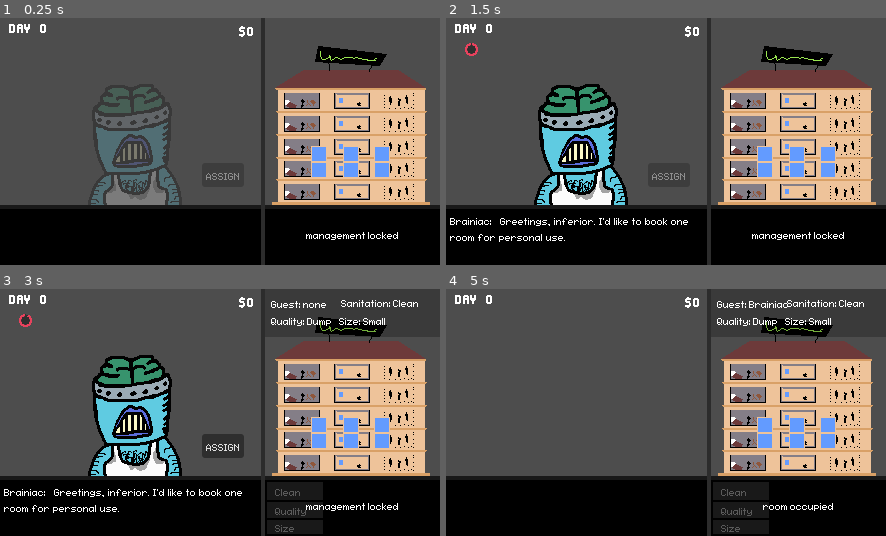
Above: before the commit, frames 1-4 (two rows, left to right).
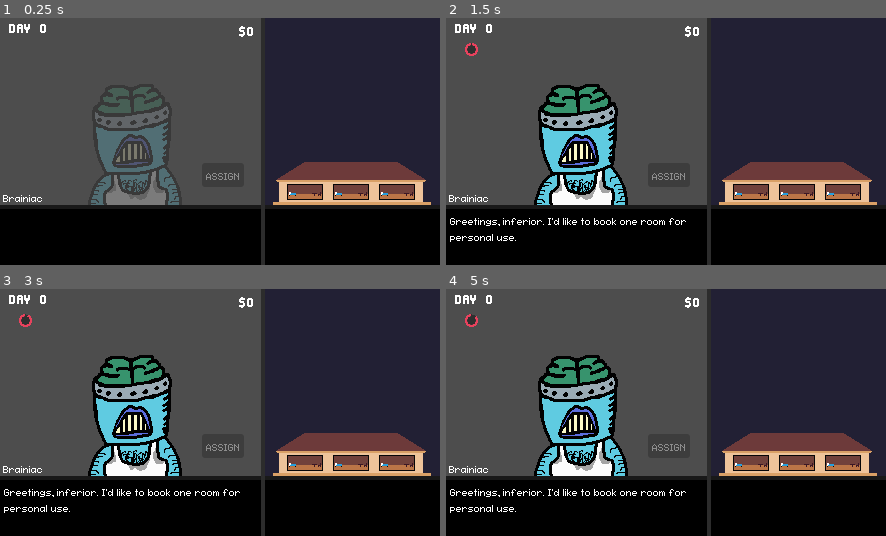
Above: after the commit, the same moments.

Repository: fawfle/brackeys-2026.1
Game: Godot game, scene res://scenes/game_scene.tscn
Two runs of this game, one before a commit and one after it. Both use one fixed random seed, a clock stepped at 60 frames per second and the inputs below.
Inputs (mouse positions are in pixels of both pictures, inside the frame that each line leads up to):
- Up to frame 1 (0.25 s): no input
- Up to frame 2 (1.5 s): tap Enter at 0.5, 0.6 s; move the mouse to (762, 129) at 0.52 s; hold Right 0.53-1.25 s; click (578, 235) at 1.25 s
- Up to frame 3 (3 s): click (352, 382) at 2 s; click (316, 432) at 2.77 s
- Up to frame 4 (5 s): click (670, 447) at 3.5 s, where only the run before the commit has a clickable "ASSIGN"; move the mouse to (578, 424) at 4.27 s; tap Backspace at 4.35 s

The runs differ from the first frame. In frame 1, 29% of the frame differs, in the area x 0-100%, y 0-90%; in frame 2, 29%; in frame 3, 32%; in frame 4, 40%, in the area x 0-100%, y 0-100%.

Commit message:
refactors, very basic hotel

Diff:
--- a/scenes/game manager.gd
+++ b/scenes/game manager.gd
@@ -26,7 +26,11 @@
 
 var guest_assign_queue: Array[Guest] = []
 var guest_checkout_queue: Array[Guest] = []
-@export var current_guest: Guest = null
+@export var current_guest: Guest = null:
+	get: return current_guest
+	set(value):
+		current_guest = value
+		Globals.current_guest_changed.emit(current_guest)
 
 var random_trait_count: int = 1
 var stay_length_max: int = 1
--- a/scenes/game_scene.tscn
+++ b/scenes/game_scene.tscn
@@ -3,10 +3,12 @@
 [ext_resource type="Script" uid="uid://fehsvnq2kohw" path="res://scenes/game manager.gd" id="1_w5aja"]
 [ext_resource type="FontFile" uid="uid://qo71mx2v8dp" path="res://fonts/edit-undo.brk.ttf" id="2_bw6k5"]
 [ext_resource type="PackedScene" uid="uid://buyxfh2m4xbm5" path="res://scenes/text_bar.tscn" id="2_ycayy"]
-[ext_resource type="Script" uid="uid://cfpiqvmer5qe" path="res://scenes/day_label.gd" id="3_y3j0m"]
-[ext_resource type="Script" uid="uid://donsdw52b18or" path="res://scenes/money_label.gd" id="4_rurhu"]
+[ext_resource type="Script" uid="uid://cfpiqvmer5qe" path="res://scripts/ui/day_label.gd" id="3_y3j0m"]
+[ext_resource type="Script" uid="uid://donsdw52b18or" path="res://scripts/ui/money_label.gd" id="4_rurhu"]
+[ext_resource type="Theme" uid="uid://bqm4ull505em5" path="res://themes/theme.tres" id="5_utbpp"]
 [ext_resource type="PackedScene" uid="uid://bn2xjq1hns1w4" path="res://scenes/ui/assign_button.tscn" id="6_b5spy"]
 [ext_resource type="PackedScene" uid="uid://cfjqr6pfo71kp" path="res://scenes/ui/radial_bar.tscn" id="6_kk2rg"]
+[ext_resource type="Script" uid="uid://kmp8buyv62l" path="res://scripts/ui/guest_name_label.gd" id="6_mw25s"]
 [ext_resource type="PackedScene" uid="uid://bntofo8m6s6ra" path="res://scenes/hotel_window.tscn" id="7_kk2rg"]
 
 [node name="GameScene" type="Node2D" unique_id=1746918585]
@@ -25,6 +27,7 @@
 anchors_preset = 0
 offset_right = 263.0
 offset_bottom = 247.0
+metadata/_edit_lock_ = true
 
 [node name="StarRating" type="Label" parent="CanvasLayer/GuestWindow" unique_id=38881109]
 layout_mode = 0
@@ -67,6 +70,20 @@
 vertical_alignment = 1
 script = ExtResource("4_rurhu")
 
+[node name="GuestNameLabel" type="Label" parent="CanvasLayer/GuestWindow" unique_id=774963388]
+layout_mode = 1
+anchors_preset = -1
+anchor_top = 0.757
+anchor_bottom = 0.757
+offset_left = 3.0
+offset_top = -15.979004
+offset_right = 62.0
+offset_bottom = 0.020996094
+grow_horizontal = 0
+theme = ExtResource("5_utbpp")
+text = "name"
+script = ExtResource("6_mw25s")
+
 [node name="TextBar" parent="CanvasLayer/GuestWindow" unique_id=733882566 instance=ExtResource("2_ycayy")]
 layout_mode = 0
 anchors_preset = 0
--- /dev/null
+++ b/scenes/hotel/guest_indicator.gd
@@ -0,0 +1,46 @@
+extends Sprite2D
+
+var walk_range_x: Vector2 = Vector2(-12, 12)
+var walk_range_y: Vector2 = Vector2(1, 2)
+
+var wait_time_range: Vector2 = Vector2(3, 4)
+
+func _ready() -> void:
+	visibility_changed.connect(_on_visibility_changed)
+
+func _on_visibility_changed():
+	if visible:
+		position = get_random_position()
+
+		await get_tree().create_timer(1.5).timeout
+		print('wal')
+		walk_in_random_direction()
+
+func walk_in_random_direction():
+	var duration: float = 3
+
+	var random_direction: Vector2 = Vector2.from_angle(randf_range(0, 2 * PI))
+
+	var timer: SceneTreeTimer = get_tree().create_timer(duration)
+
+	while(timer.time_left > 0):
+		if not visible: return
+
+		position += random_direction * 4 * get_process_delta_time()
+
+		clamp_position()
+
+		await get_tree().process_frame
+
+	await get_tree().create_timer(randf_range(wait_time_range.x, wait_time_range.y)).timeout
+
+	call_deferred("walk_in_random_direction")
+
+func clamp_position() -> void:
+	position.x = clamp(position.x, walk_range_x.x, walk_range_x.y)
+	position.y = clamp(position.y, walk_range_y.x, walk_range_y.y)
+
+func get_random_position() -> Vector2:
+	var rand_x: float = randf_range(walk_range_x.x, walk_range_x.y)
+	var rand_y: float = randf_range(walk_range_y.x, walk_range_y.y)
+	return Vector2(rand_x, rand_y)
--- a/scenes/hotel/hotel.tscn
+++ b/scenes/hotel/hotel.tscn
@@ -1,8 +1,26 @@
 [gd_scene format=3 uid="uid://77p6p1b14sjc"]
 
-[ext_resource type="Texture2D" uid="uid://cfpmgonpxqar" path="res://sprites/ui/hotel-mockup-001.png" id="1_urtm0"]
+[ext_resource type="Texture2D" uid="uid://b2fhanyi1dg6h" path="res://sprites/ui/hotel_base.png" id="1_urtm0"]
+[ext_resource type="PackedScene" uid="uid://c8k3aq1jiy6n4" path="res://scenes/hotel/hotel_floor.tscn" id="2_5paw8"]
+[ext_resource type="Texture2D" uid="uid://b3sni7qyif7xb" path="res://sprites/ui/hotel_roof.png" id="3_hv5qa"]
 
-[node name="Hotel" type="Node2D" unique_id=1354698565]
+[node name="Hotel" type="Control" unique_id=1031228958]
+layout_mode = 3
+anchors_preset = 0
+mouse_filter = 2
+metadata/_edit_group_ = true
 
-[node name="Sprite2D" type="Sprite2D" parent="." unique_id=613553792]
+[node name="Base" type="Sprite2D" parent="." unique_id=613553792]
+position = Vector2(1, -43)
 texture = ExtResource("1_urtm0")
+
+[node name="HotelFloor" parent="." unique_id=1104610644 instance=ExtResource("2_5paw8")]
+layout_mode = 0
+offset_left = -75.0
+offset_top = -22.0
+offset_right = 75.0
+offset_bottom = 0.0
+
+[node name="Roof" type="Sprite2D" parent="." unique_id=71944369]
+position = Vector2(0, -43)
+texture = ExtResource("3_hv5qa")
--- /dev/null
+++ b/scenes/hotel/hotel_floor.tscn
@@ -0,0 +1,62 @@
+[gd_scene format=3 uid="uid://c8k3aq1jiy6n4"]
+
+[ext_resource type="Texture2D" uid="uid://uis5ivvjdk41" path="res://sprites/ui/hotel_floor.png" id="1_gwgvw"]
+[ext_resource type="PackedScene" uid="uid://4gii0y616804" path="res://scenes/hotel/room.tscn" id="2_m85jg"]
+
+[node name="HotelFloor" type="Control" unique_id=1104610644]
+layout_mode = 3
+anchors_preset = 0
+offset_right = 150.0
+offset_bottom = 22.0
+mouse_filter = 2
+
+[node name="Sprite2D" type="TextureRect" parent="." unique_id=1718914511]
+layout_mode = 1
+anchors_preset = 7
+anchor_left = 0.5
+anchor_top = 1.0
+anchor_right = 0.5
+anchor_bottom = 1.0
+offset_left = -80.0
+offset_top = -107.0
+offset_right = 80.0
+offset_bottom = 21.0
+grow_horizontal = 2
+grow_vertical = 0
+mouse_filter = 2
+texture = ExtResource("1_gwgvw")
+
+[node name="RoomLeft" parent="." unique_id=963365455 instance=ExtResource("2_m85jg")]
+layout_mode = 1
+anchors_preset = -1
+anchor_left = 0.19333333
+anchor_top = 0.54545456
+anchor_right = 0.19333333
+anchor_bottom = 0.54545456
+grow_vertical = 2
+metadata/_edit_use_anchors_ = true
+
+[node name="RoomCenter" parent="." unique_id=112550391 instance=ExtResource("2_m85jg")]
+layout_mode = 1
+anchors_preset = 8
+anchor_left = 0.5
+anchor_top = 0.5
+anchor_right = 0.5
+anchor_bottom = 0.5
+offset_top = 1.0
+offset_bottom = 1.0
+grow_horizontal = 2
+grow_vertical = 2
+location = Vector2(1, 0)
+
+[node name="RoomRight" parent="." unique_id=1765788355 instance=ExtResource("2_m85jg")]
+layout_mode = 1
+anchors_preset = -1
+anchor_left = 0.8066667
+anchor_top = 0.54545456
+anchor_right = 0.8066667
+anchor_bottom = 0.54545456
+grow_horizontal = 2
+grow_vertical = 2
+location = Vector2(2, 0)
+metadata/_edit_use_anchors_ = true
--- a/scenes/hotel/room.tscn
+++ b/scenes/hotel/room.tscn
@@ -1,16 +1,17 @@
 [gd_scene format=3 uid="uid://4gii0y616804"]
 
 [ext_resource type="Script" uid="uid://bfjv0sjmcksyh" path="res://scripts/room.gd" id="1_4oh1f"]
-[ext_resource type="Texture2D" uid="uid://ebhf3blxk1xd" path="res://sprites/ui/Window.png" id="2_3qhai"]
+[ext_resource type="Texture2D" uid="uid://c4sqydxoo0nlf" path="res://sprites/ui/room.png" id="2_3qhai"]
+[ext_resource type="Texture2D" uid="uid://cvk01ed1din40" path="res://sprites/ui/guest-icon.png" id="3_xw5ef"]
+[ext_resource type="Script" uid="uid://b8p8qqudnkfqb" path="res://scenes/hotel/guest_indicator.gd" id="4_bn68h"]
 
 [node name="Room" type="Control" unique_id=963365455 groups=["room"]]
 layout_mode = 3
 anchors_preset = 0
 script = ExtResource("1_4oh1f")
 
-[node name="Sprite2D" type="Sprite2D" parent="." unique_id=1355824653]
+[node name="RoomSprite" type="Sprite2D" parent="." unique_id=1364284177]
 texture = ExtResource("2_3qhai")
-hframes = 2
 
 [node name="TextureButton" type="TextureButton" parent="." unique_id=692431399]
 layout_mode = 1
@@ -19,12 +20,16 @@
 anchor_top = -0.68700004
 anchor_right = 0.1
 anchor_bottom = 0.693
-offset_left = -8.0
-offset_top = -16.0
-offset_right = 8.0
-offset_bottom = 16.0
+offset_left = -22.0
+offset_top = -12.0
+offset_right = 22.0
+offset_bottom = 12.0
 grow_horizontal = 2
 grow_vertical = 2
+
+[node name="GuestIndicator" type="Sprite2D" parent="." unique_id=1629362180]
+texture = ExtResource("3_xw5ef")
+script = ExtResource("4_bn68h")
 
 [connection signal="button_down" from="TextureButton" to="." method="_on_texture_button_button_down"]
 [connection signal="mouse_entered" from="TextureButton" to="." method="_on_texture_button_mouse_entered"]
--- a/scenes/hotel_window.tscn
+++ b/scenes/hotel_window.tscn
@@ -1,7 +1,7 @@
 [gd_scene format=3 uid="uid://bntofo8m6s6ra"]
 
 [ext_resource type="Script" uid="uid://dby1dcjvrtap5" path="res://scripts/hotel.gd" id="1_3n61i"]
-[ext_resource type="PackedScene" uid="uid://4gii0y616804" path="res://scenes/hotel/room.tscn" id="1_6fsk1"]
+[ext_resource type="Texture2D" uid="uid://dajdo2sedm1xu" path="res://sprites/ui/space-background.png" id="2_5tjn0"]
 [ext_resource type="FontFile" uid="uid://bnw2vf51g52tq" path="res://fonts/fs-pixel-sans-unicode-regular.ttf" id="3_43vyb"]
 [ext_resource type="PackedScene" uid="uid://cv2oiqhjqdy6a" path="res://scenes/ui/room_info_menu.tscn" id="4_16lx5"]
 [ext_resource type="PackedScene" uid="uid://77p6p1b14sjc" path="res://scenes/hotel/hotel.tscn" id="5_0w18b"]
@@ -17,91 +17,48 @@
 grow_vertical = 2
 script = ExtResource("1_3n61i")
 
-[node name="Upgrades" type="Node" parent="." unique_id=507449261]
-
-[node name="HotelView" type="Node2D" parent="." unique_id=2022723896]
-
-[node name="Hotel" parent="HotelView" unique_id=1354698565 instance=ExtResource("5_0w18b")]
-position = Vector2(86, 104)
-
-[node name="HotelBar" type="ColorRect" parent="." unique_id=1135708921]
-layout_mode = 1
-anchors_preset = 12
-anchor_top = 1.0
-anchor_right = 1.0
-anchor_bottom = 1.0
-offset_top = -56.0
-grow_horizontal = 2
-grow_vertical = 0
-mouse_filter = 2
-color = Color(0, 0, 0, 1)
+[node name="Background" type="TextureRect" parent="." unique_id=217988821]
+layout_mode = 0
+offset_right = 175.0
+offset_bottom = 191.0
+mouse_filter = 2
+texture = ExtResource("2_5tjn0")
+expand_mode = 1
 metadata/_edit_lock_ = true
-
-[node name="Separator" type="ColorRect" parent="HotelBar" unique_id=1802680670]
-layout_mode = 1
-anchors_preset = 10
-anchor_right = 1.0
-offset_top = -4.0
-grow_horizontal = 2
-color = Color(0.1, 0.1, 0.1, 1)
 
 [node name="RoomDeselect" type="TextureButton" parent="." unique_id=538093867]
 layout_mode = 0
 offset_right = 175.0
 offset_bottom = 187.0
-
-[node name="Rooms" type="Control" parent="." unique_id=956017151]
-layout_mode = 1
-anchor_right = 1.0
-anchor_bottom = 0.77327937
-grow_horizontal = 2
-grow_vertical = 2
-mouse_filter = 2
-metadata/_edit_use_anchors_ = true
-
-[node name="Room" parent="Rooms" unique_id=963365455 instance=ExtResource("1_6fsk1")]
-layout_mode = 1
-anchors_preset = 7
-anchor_left = 0.5
-anchor_top = 1.0
-anchor_right = 0.5
-anchor_bottom = 1.0
-offset_left = -33.5
-offset_top = -47.0
-offset_right = -33.5
-offset_bottom = -47.0
-grow_horizontal = 2
-grow_vertical = 0
-
-[node name="Room2" parent="Rooms" unique_id=2033255440 instance=ExtResource("1_6fsk1")]
-layout_mode = 1
-anchors_preset = 7
-anchor_left = 0.5
-anchor_top = 1.0
-anchor_right = 0.5
-anchor_bottom = 1.0
-offset_left = -1.5
-offset_top = -47.0
-offset_right = -1.5
-offset_bottom = -47.0
-grow_horizontal = 2
-grow_vertical = 0
-location = Vector2(1, 0)
-
-[node name="Room3" parent="Rooms" unique_id=1552856911 instance=ExtResource("1_6fsk1")]
-layout_mode = 1
-anchors_preset = 7
-anchor_left = 0.5
-anchor_top = 1.0
-anchor_right = 0.5
-anchor_bottom = 1.0
-offset_left = 29.5
-offset_top = -47.0
-offset_right = 29.5
-offset_bottom = -47.0
-grow_horizontal = 2
-grow_vertical = 0
-location = Vector2(1, 0)
+metadata/_edit_lock_ = true
+
+[node name="Hotel" parent="." unique_id=1354698565 instance=ExtResource("5_0w18b")]
+layout_mode = 0
+offset_left = 86.0
+offset_top = 184.0
+offset_right = 86.0
+offset_bottom = 184.0
+
+[node name="HotelBar" type="ColorRect" parent="." unique_id=1135708921]
+layout_mode = 1
+anchors_preset = 12
+anchor_top = 1.0
+anchor_right = 1.0
+anchor_bottom = 1.0
+offset_top = -56.0
+grow_horizontal = 2
+grow_vertical = 0
+mouse_filter = 2
+color = Color(0, 0, 0, 1)
+metadata/_edit_lock_ = true
+
+[node name="Separator" type="ColorRect" parent="HotelBar" unique_id=1802680670]
+layout_mode = 1
+anchors_preset = 10
+anchor_right = 1.0
+offset_top = -4.0
+grow_horizontal = 2
+color = Color(0.1, 0.1, 0.1, 1)
 
 [node name="RoomUpgradeMenu" type="Control" parent="." unique_id=774352026]
 layout_mode = 1
--- a/scenes/ui/block_manage.gd
+++ b/scenes/ui/block_manage.gd
@@ -15,7 +15,7 @@
 func _on_phase_changed(phase: GameManager.Phase):
 	if phase != GameManager.Phase.UPGRADING:
 		visible = true
-		blocked_text.text = "management locked"
+		blocked_text.text = ""
 		return
 
 	update_visibility(Hotel.inst.selected_room)
--- a/scenes/ui/block_manage.tscn
+++ b/scenes/ui/block_manage.tscn
@@ -24,5 +24,5 @@
 grow_horizontal = 2
 grow_vertical = 2
 theme = ExtResource("1_kpvl8")
-text = "management locked"
+text = "text"
 horizontal_alignment = 1
--- /dev/null
+++ b/scenes/ui/upgrade_button.gd
@@ -0,0 +1,6 @@
+class_name UpgradeButton extends Node
+
+@export var cost: int = 0
+
+func _ready() -> void:
+	pass
--- a/scripts/globals.gd
+++ b/scripts/globals.gd
@@ -38,3 +38,6 @@
 signal guest_assigned(guest: Guest)
 @warning_ignore(("unused_signal"))
 signal guest_checked_out(guest: Guest)
+
+@warning_ignore(("unused_signal"))
+signal current_guest_changed(guest: Guest)
--- a/scripts/guest.gd
+++ b/scripts/guest.gd
@@ -44,8 +44,7 @@
 func get_intro_lines() -> Array[String]:
 	var arr: Array[String] = greeting.duplicate();
 	arr.append_array(generate_request())
-
-	return add_name_to_lines(arr)
+	return arr
 
 const MAX_REQUEST_DEPTH: int = 100
 
@@ -128,7 +127,3 @@
 	return "(Guest) " + name + " Traits: " + str(traits);
 
 # constructed by guest_list class
-
-func add_name_to_lines(arr: Array[String]) -> Array[String]:
-	arr.assign(arr.map(func(x): return name + ":   " + x))
-	return arr
--- a/scripts/hotel_upgrades/hotel_upgrade.gd
+++ /dev/null
@@ -1,10 +0,0 @@
-@abstract class_name HotelUpgrade extends Resource
-
-# for effects that trigger on apply
-@abstract func apply()
-## happens when guest checks out. For effects like flat increasing happiness or chance to ignore
-@abstract func checkout_modifier(guest: Guest)
-
-# 25% chance to negate a trait on a guest OR ALL guests give +0.25 stars
-#
-# high roller: bonus for getting 4.5 or above BUT penatly for getting below / reduced penalties BUT 25% lower overall gain
--- a/scripts/room.gd
+++ b/scripts/room.gd
@@ -7,7 +7,16 @@
 ## location of room in hotel. Starts at 0,0 from bottom left. Floor is location.y
 @export var location: Vector2 = Vector2.ZERO
 
-var guest: Guest = null
+var guest: Guest = null:
+	get: return guest
+	set(value):
+		guest = value
+		guest_indicator.visible = guest != null
+
+@onready var guest_indicator: Sprite2D = $GuestIndicator
+
+func _ready() -> void:
+	guest_indicator.visible = false
 
 var occupied: bool:
 	get: return guest != null
@@ -37,6 +46,11 @@
 	var g: Guest = guest;
 	guest = null
 	return g
+
+## makes room messier, mostly for when guests leave
+func decrease_sanitation():
+	if sanitation == Sanitation.DIRTY: return
+	sanitation = (sanitation - 1) as Sanitation
 
 ## functions to get location properties
 func in_center() -> bool:
@@ -69,7 +83,6 @@
 
 	room_size = (room_size + 1) as RoomSize
 	Globals.room_upgraded.emit(self)
-
 
 enum Sanitation {
 	DIRTY,
@@ -120,3 +133,7 @@
 		RoomSize.LARGE: return "Large"
 
 	return "Prop not found."
+
+
+func _on_guest_indicator_visibility_changed() -> void:
+	pass # Replace with function body.
--- a/scripts/trait_list.gd
+++ b/scripts/trait_list.gd
@@ -21,6 +21,8 @@
 	CLASSY, # likes classy
 	SIMPLE, # likes normal
 	CHEAP, # likes cheap
+
+	SHY,
 
 	RADIOACTIVE, # makes surrounding guests/rooms less happy TODO
 	GENEROUS, # gives more money. Has a chance to make surrounding guests also give more money
@@ -73,6 +75,9 @@
 		PREFERENCE: 3,
 		VALUE: 2,
 		BLACKLIST: [Trait.CLASSY]
+	},
+	Trait.SHY: {
+		# TODO: avoids other people, doesn't want a floor neighbor
 	},
 	Trait.RADIOACTIVE: { ## TODO, make neighboring guests radioactive decreasing happiness by 1
 		NAME: "Radioactive",
--- /dev/null
+++ b/scripts/ui/guest_name_label.gd
@@ -0,0 +1,11 @@
+class_name GuestNameLabel extends Label
+
+func _ready() -> void:
+	Globals.current_guest_changed.connect(_on_current_guest_changed)
+
+func _on_current_guest_changed(guest: Guest) -> void:
+	if guest == null:
+		text = ""
+		return
+
+	text = guest.name
Not shown, changed: TODO.txt
Not shown, added: scenes/hotel/guest_indicator.gd.uid
Not shown, added: scenes/ui/upgrade_button.gd.uid
Not shown, removed: scripts/hotel_upgrades/hotel_upgrade.gd.uid
Renamed: scenes/day_label.gd -> scripts/ui/day_label.gd
Renamed: scenes/day_label.gd.uid -> scripts/ui/day_label.gd.uid
Not shown, added: scripts/ui/guest_name_label.gd.uid
Renamed: scenes/money_label.gd -> scripts/ui/money_label.gd
Renamed: scenes/money_label.gd.uid -> scripts/ui/money_label.gd.uid
Binary file added: sprites/ui/guest-icon.png
Not shown, added: sprites/ui/guest-icon.png.import
Renamed: sprites/ui/Hotel.png -> sprites/ui/hotel.png
(and 19 more such lines)
